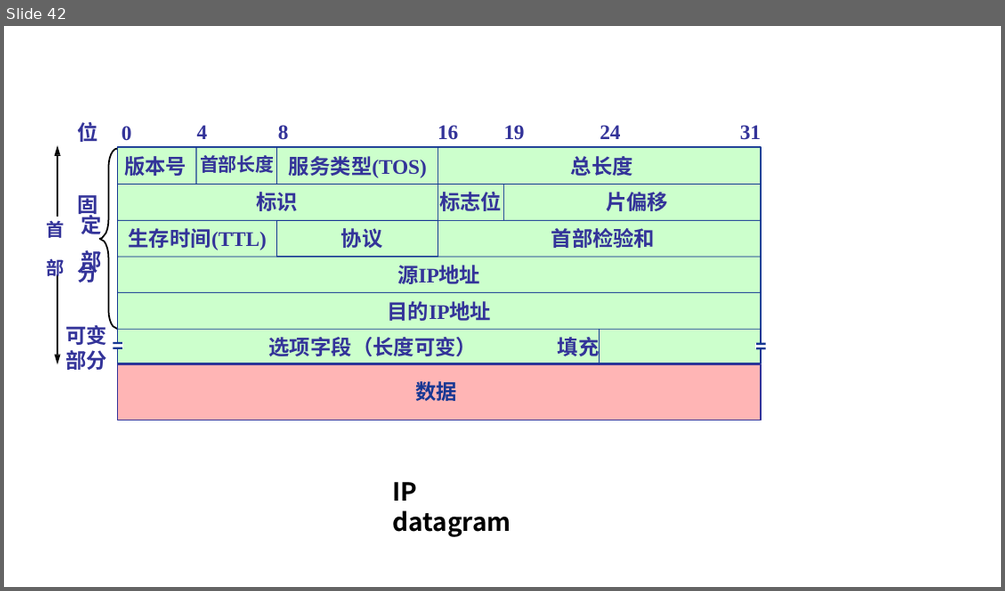
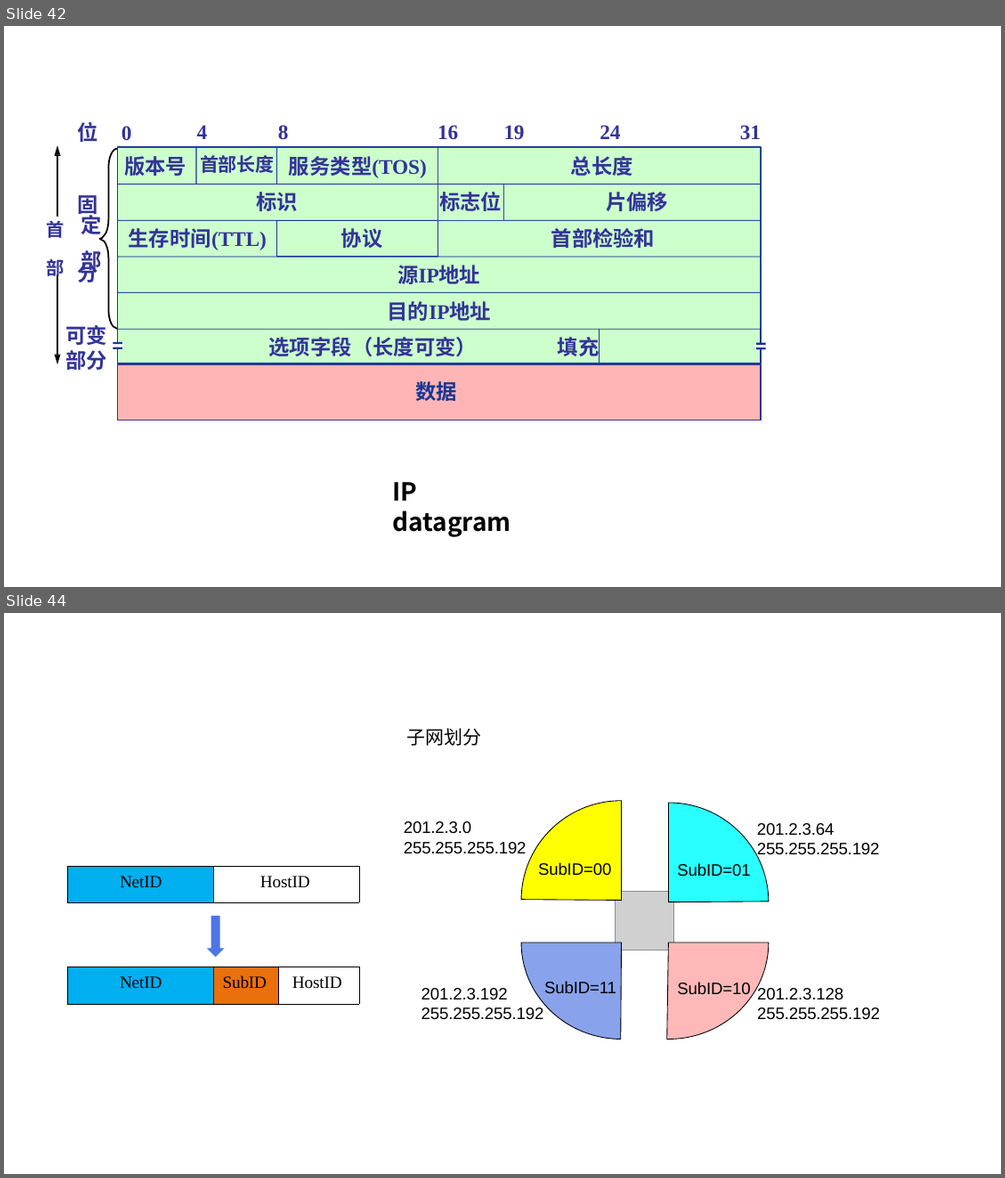
Before and after one commit to guofei9987/a, a slide deck: computer/network/计算机网络-素材.pptx. Shown one above the other, each under a label of ours: slide 42 before the commit, slides 42 and 44 after it; the slides between them are not shown. The pictures are 1005x591 and 1005x1178 pixels, drawn with LibreOffice and Linux fonts; fonts in the diff are those of the drawing; grey boxes stand for pictures. Boxes give left, top, right and bottom in pixels: in the first picture for what was removed or moved away, otherwise in the second. Text is boxed around its words. In the diff, an @@ line names an element or a change of style, - is before the commit and + after.

```diff
--- a/computer/network/计算机网络-素材.pptx
+++ b/computer/network/计算机网络-素材.pptx
@@ slide 44 added at (4, 613, 1001, 1174), background #FFFFFF @@
@@ text added at (407, 728, 482, 746), 18 pt, text #000000 @@
+子网划分
@@ table added at (67, 866, 359, 902), 1 rows, 2 columns @@
+NetID | HostID
@@ freeform shape added at (207, 916, 225, 957), fill #4D75E4 @@
@@ table added at (67, 966, 359, 1004), 1 rows, 3 columns @@
+NetID | SubID | HostID
@@ group added at (404, 801, 880, 1039): 8 freeform shapes, 8 texts, 1 picture @@
+201.2.3.0
+255.255.255.192
+201.2.3.64
+255.255.255.192
+201.2.3.128
+255.255.255.192
+201.2.3.192
+255.255.255.192
+SubID=00
+SubID=01
+SubID=10
+SubID=11
```
Also in this commit, not shown: 12 other slides added, 2 other files.
